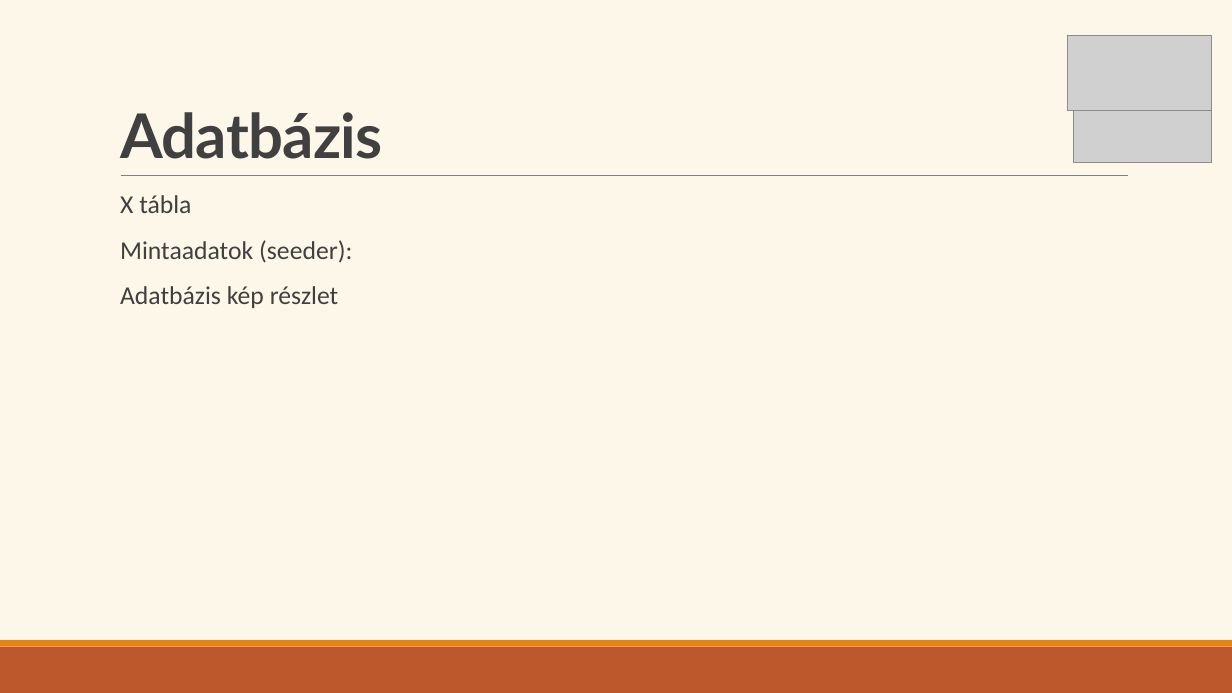
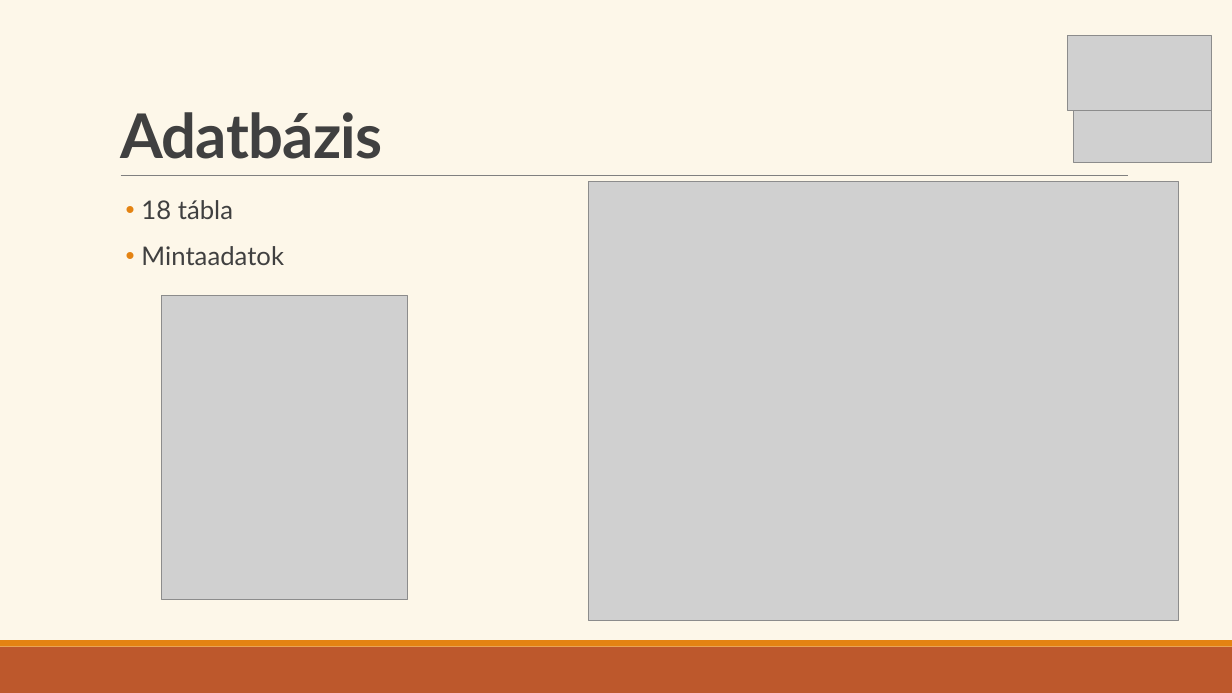
Before and after one commit to Ella50/13_S1_1_vizsgaremek, a slide deck: slide 8 of Dokumentációhoz/Prezentáció/eMenza_AtkariAriella_FarkasDominik.pptx (slide 13 before the commit). Drawn at 1232x693 pixels with LibreOffice and Linux fonts; fonts in the diff are those of the drawing; grey boxes stand for pictures. Boxes give left, top, right and bottom in pixels: in the first picture for what was removed or moved away, otherwise in the second. Text is boxed around its words. In the diff, an @@ line names an element or a change of style, - is before the commit and + after.

```diff
--- a/Dokumentációhoz/Prezentáció/eMenza_AtkariAriella_FarkasDominik.pptx
+++ b/Dokumentációhoz/Prezentáció/eMenza_AtkariAriella_FarkasDominik.pptx
@@ text at [141, 200, 284, 265]: text changed; font Calibri to Lato @@
-  X tábla
-  Mintaadatok (seeder):
-  Adatbázis kép részlet
+• 18 tábla
+• Mintaadatok
@@ picture added at [589, 182, 1178, 620] @@
@@ picture added at [162, 296, 408, 600] @@
```
Also in this commit, not shown: 10 other slides changed, 5 slides removed, 4 other files.
